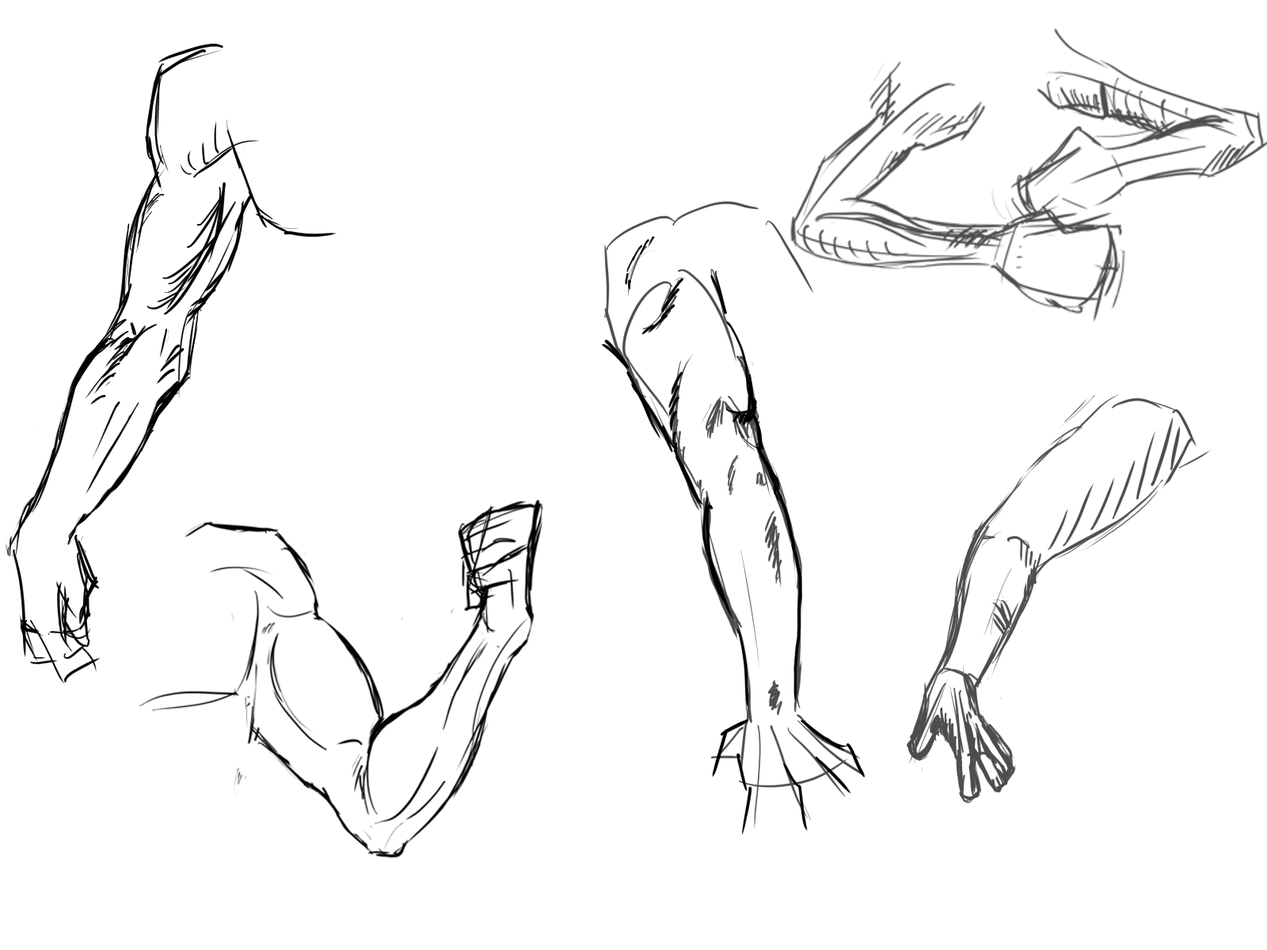
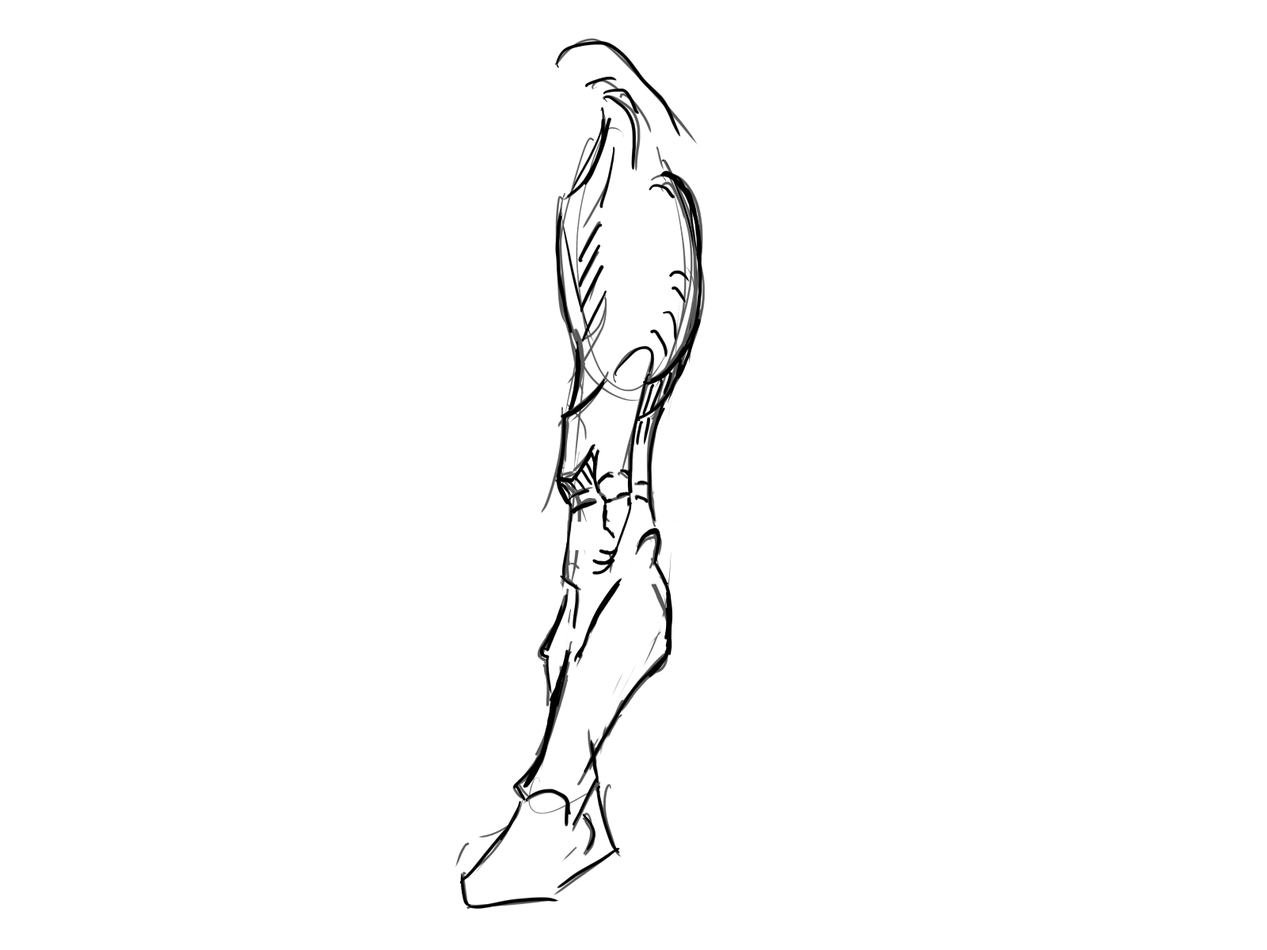
Comparing the layer stacks of the two 1267px x 950px images. Changes:
added layer "Legs" above "Arms 2" over [405, 38, 710, 910]
hid "Arms", painted on it over [4, 28, 1267, 910]
painted on "Background" over [4, 28, 1267, 910]
